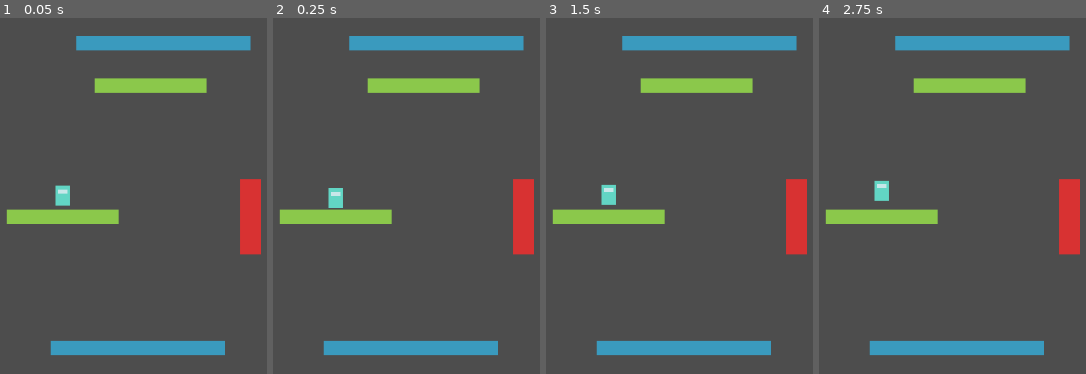
Above: before the commit, frames 1-4 (left to right).
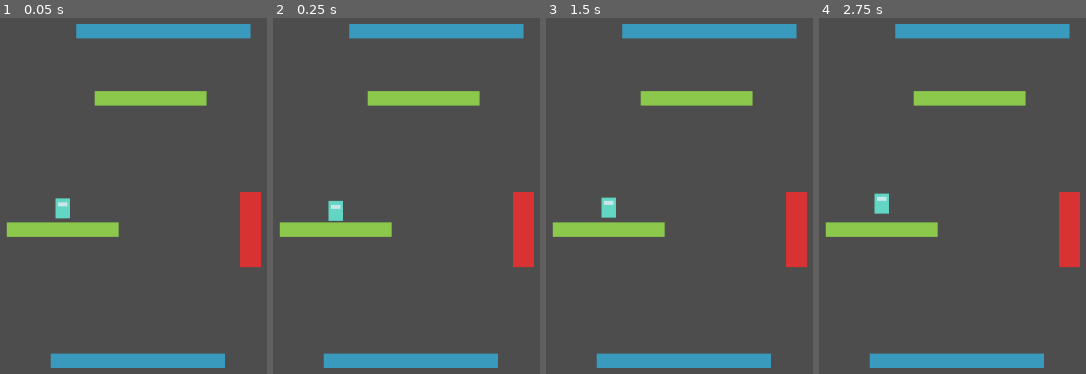
Above: after the commit, the same moments.

Repository: lucantarellis/escapa-del-tentaculo
Game: Godot game, scene res://scenes/levels/segments/Segment07.tscn
Two runs of this game, one before a commit and one after it. Both use one fixed random seed, a clock stepped at 60 frames per second and the inputs below. This scene is started directly instead of the project's main scene.
Inputs:
- Up to frame 1 (0.05 s): no input
- Up to frame 2 (0.25 s): no input
- Up to frame 3 (1.5 s): tap Enter at 0.5 s; hold D (move_right) from 0.53 s (still down); tap Space (jump) at 0.77 s; tap R (restart) at 1.25 s
- Up to frame 4 (2.75 s): tap Space (jump) at 1.52 s; release D (move_right) at 2.03 s; hold A (move_left) from 2.03 s (still down)

The runs differ from the first frame. In frame 1, 17% of the frame differs, in the area x 2-98%, y 1-99%; in frame 2, 16%; in frame 3, 17%; in frame 4, 17%.

Commit message:
tuning-r2: arregla plataformas superpuestas y huecos angostos
LT reporto (con capturas) una rompible solapada con una normal
(seed 419004191) y una one-way tan pegada a una normal que el
jugador quedaba atascado (seed 1568452245), ambas en los segmentos
nuevos.

Encontrados con un script geometrico (AABB, incluye posiciones de
ida/vuelta en las moviles) que recorre los 16 segmentos del pool:
8 casos en Segment07/08/09/10/11/12/14/16 (ninguno en Segment01-06).
Corregidos separando posiciones, acortando travel o angostando el
obstaculo segun el caso.

Revalidado: el audit geometrico no encuentra mas casos, los 16
segmentos pasan check_seg_generic.gd, y LevelBuilder.build() con
las mismas 7 seeds arma el nivel sin errores.

Co-Authored-By: Claude Sonnet 5 <noreply@anthropic.com>
Claude-Session: https://claude.ai/code/session_01PSdZqjyhNvJfpR7VcEVNBf

Diff:
--- a/scenes/levels/segments/Segment07.tscn
+++ b/scenes/levels/segments/Segment07.tscn
@@ -6,7 +6,7 @@
 
 [node name="Segment07" type="Node2D"]
 script = ExtResource("seg")
-height = 300
+height = 320
 
 [node name="Start" parent="." instance=ExtResource("plat")]
 position = Vector2(160, -28)
@@ -29,7 +29,7 @@
 platform_type = 1
 
 [node name="End" parent="." instance=ExtResource("plat")]
-position = Vector2(180, -272)
+position = Vector2(180, -292)
 size = Vector2(140, 12)
 platform_type = 0
 
--- a/scenes/levels/segments/Segment08.tscn
+++ b/scenes/levels/segments/Segment08.tscn
@@ -24,7 +24,7 @@
 platform_type = 3
 
 [node name="Crumble2" parent="." instance=ExtResource("plat")]
-position = Vector2(140, -228)
+position = Vector2(80, -228)
 size = Vector2(70, 12)
 platform_type = 2
 
--- a/scenes/levels/segments/Segment09.tscn
+++ b/scenes/levels/segments/Segment09.tscn
@@ -6,7 +6,7 @@
 
 [node name="Segment09" type="Node2D"]
 script = ExtResource("seg")
-height = 300
+height = 320
 
 [node name="Start" parent="." instance=ExtResource("plat")]
 position = Vector2(160, -28)
@@ -29,7 +29,7 @@
 platform_type = 5
 
 [node name="End" parent="." instance=ExtResource("plat")]
-position = Vector2(180, -266)
+position = Vector2(180, -292)
 size = Vector2(140, 12)
 platform_type = 0
 
--- a/scenes/levels/segments/Segment10.tscn
+++ b/scenes/levels/segments/Segment10.tscn
@@ -23,7 +23,7 @@
 size = Vector2(36, 18)
 platform_type = 4
 moves = true
-travel = Vector2(260, 0)
+travel = Vector2(220, 0)
 
 [node name="Bypass" parent="." instance=ExtResource("plat")]
 position = Vector2(320, -190)
--- a/scenes/levels/segments/Segment11.tscn
+++ b/scenes/levels/segments/Segment11.tscn
@@ -18,11 +18,11 @@
 size = Vector2(70, 12)
 platform_type = 0
 moves = true
-travel = Vector2(160, 0)
+travel = Vector2(120, 0)
 
 [node name="LandingCrumble" parent="." instance=ExtResource("plat")]
-position = Vector2(280, -133)
-size = Vector2(70, 12)
+position = Vector2(300, -133)
+size = Vector2(60, 12)
 platform_type = 2
 
 [node name="SafeTimed" parent="." instance=ExtResource("plat")]
--- a/scenes/levels/segments/Segment12.tscn
+++ b/scenes/levels/segments/Segment12.tscn
@@ -21,7 +21,7 @@
 travel = Vector2(180, 0)
 
 [node name="Guard" parent="." instance=ExtResource("plat")]
-position = Vector2(300, -135)
+position = Vector2(335, -135)
 size = Vector2(16, 55)
 platform_type = 4
 
--- a/scenes/levels/segments/Segment14.tscn
+++ b/scenes/levels/segments/Segment14.tscn
@@ -24,8 +24,8 @@
 platform_type = 0
 
 [node name="MidGuard" parent="." instance=ExtResource("plat")]
-position = Vector2(180, -190)
-size = Vector2(14, 45)
+position = Vector2(180, -183)
+size = Vector2(14, 30)
 platform_type = 4
 
 [node name="RightCrumble" parent="." instance=ExtResource("plat")]
--- a/scenes/levels/segments/Segment16.tscn
+++ b/scenes/levels/segments/Segment16.tscn
@@ -23,7 +23,7 @@
 size = Vector2(90, 12)
 platform_type = 1
 moves = true
-travel = Vector2(160, 0)
+travel = Vector2(140, 0)
 
 [node name="Guard" parent="." instance=ExtResource("plat")]
 position = Vector2(300, -228)
Not shown, changed: docs/TUNING_LOG.md
